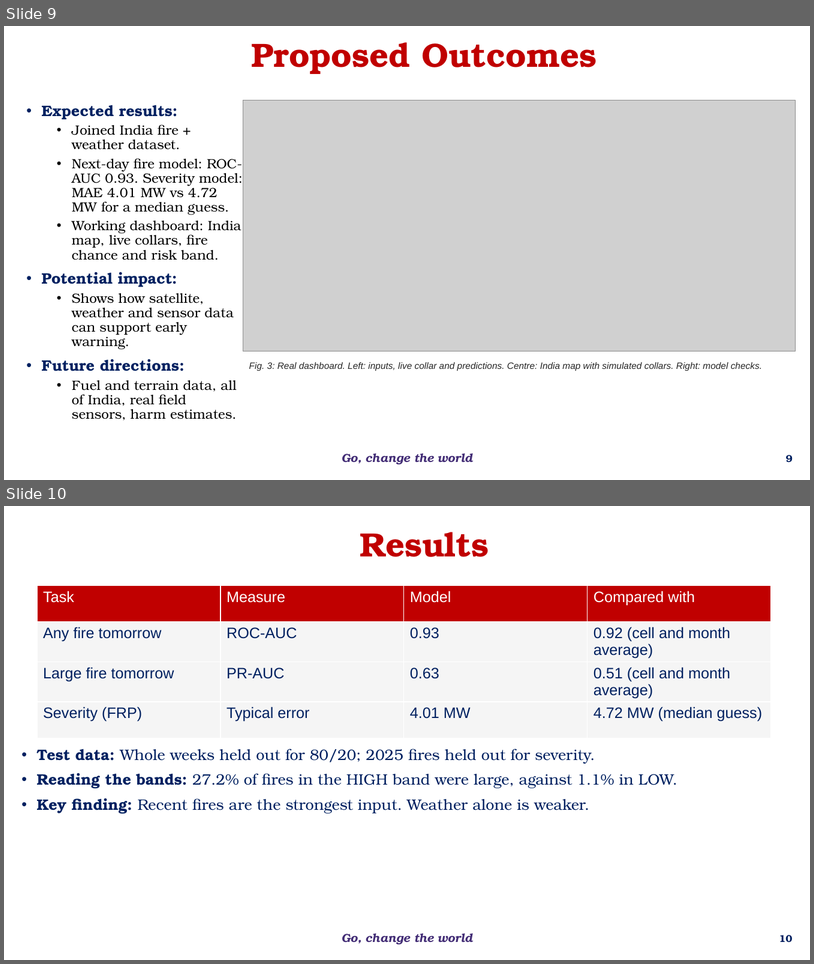
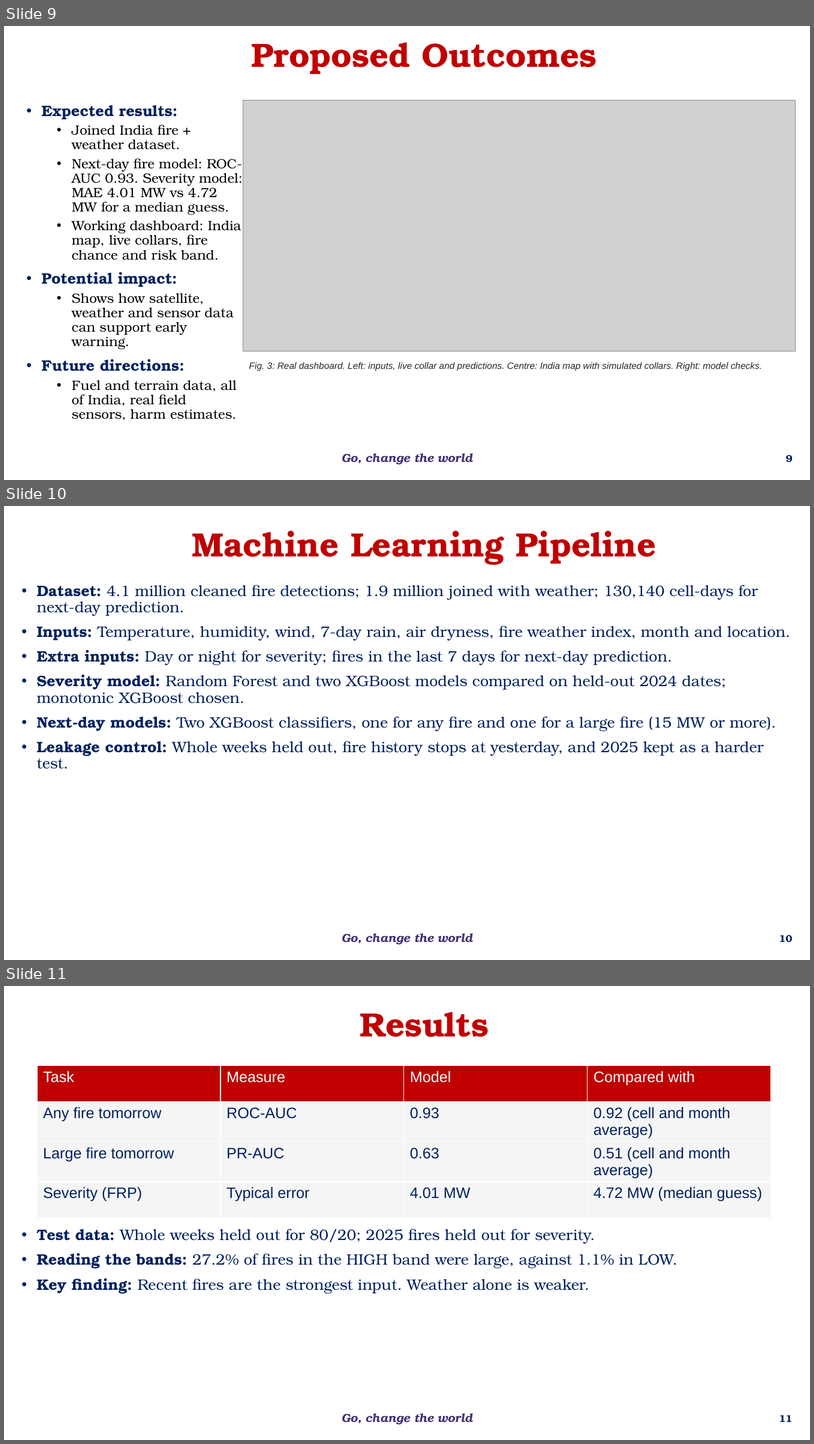
Before and after one commit to bnsama29-cloud/wildfire-estimation-evs, a slide deck: docs/EL_Phase1_Wildfire.pptx. Shown one above the other, each under a label of ours: slides 9 and 10 before the commit, slides 9, 10 and 11 after it. The pictures are 814x964 and 814x1444 pixels, drawn with LibreOffice and Linux fonts; fonts in the diff are those of the drawing; grey boxes stand for pictures; background and template pictures are left out. Boxes give left, top, right and bottom in pixels: in the first picture for what was removed or moved away, otherwise in the second. Text is boxed around its words. In the diff, an @@ line names an element or a change of style, - is before the commit and + after.

```diff
--- a/docs/EL_Phase1_Wildfire.pptx
+++ b/docs/EL_Phase1_Wildfire.pptx
@@ slide 10 added at [4,506,810,960], background #FFFFFF; not listed: 1 template element that a slide beside it also shows @@
@@ rectangle added at [155,516,694,571], fill #FFFFFF, outline #FFFFFF 0.75 pt dashed, 40 pt, text #C00000, bold @@
+Machine Learning Pipeline
@@ text added at [37,585,791,769], 18 pt, text #002060 @@
+• Dataset: 4.1 million cleaned fire detections; 1.9 million joined with weather; 130,140 cell-days for next-day prediction.
+• Inputs: Temperature, humidity, wind, 7-day rain, air dryness, fire weather index, month and location.
+• Extra inputs: Day or night for severity; fires in the last 7 days for next-day prediction.
+• Severity model: Random Forest and two XGBoost models compared on held-out 2024 dates; monotonic XGBoost chosen.
+• Next-day models: Two XGBoost classifiers, one for any fire and one for a large fire (15 MW or more).
+• Leakage control: Whole weeks held out, fire history stops at yesterday, and 2025 kept as a harder test.
@@ page number added at [779,934,792,942], 12 pt, text #002060, bold @@
+10
@@ what was slide 10 is now slide 11 @@
@@ page number at [779,1414,792,1422]: text changed @@
-10
+11
```
Also in this commit, not shown: 1 slide changed, 1 other slide added.
